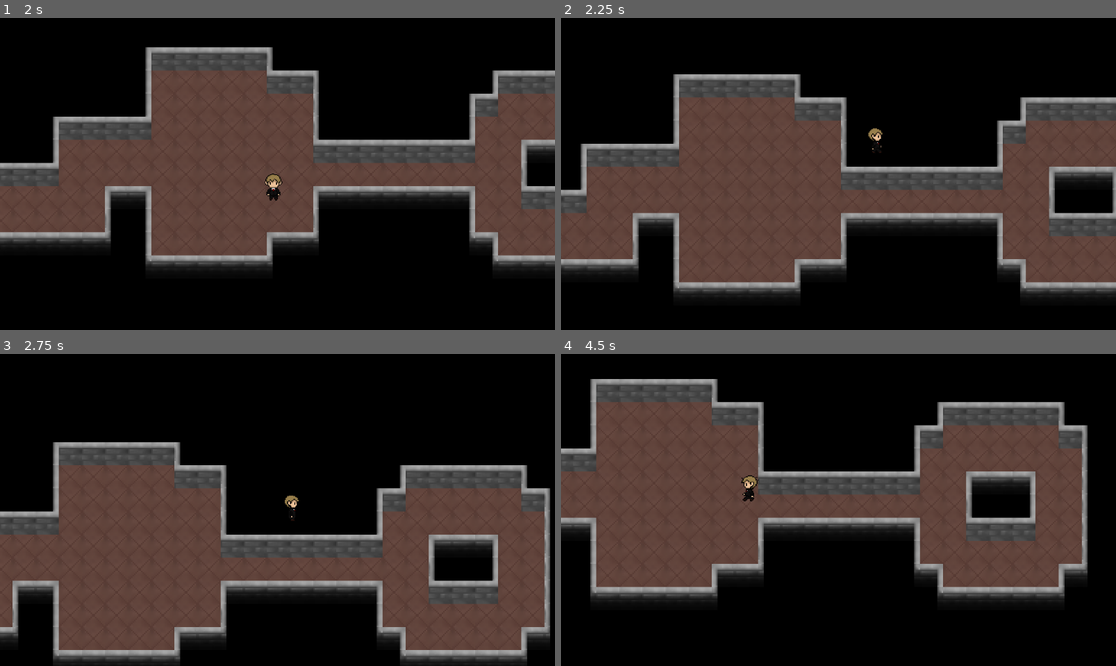
Above: before the commit, frames 1-4 (two rows, left to right).
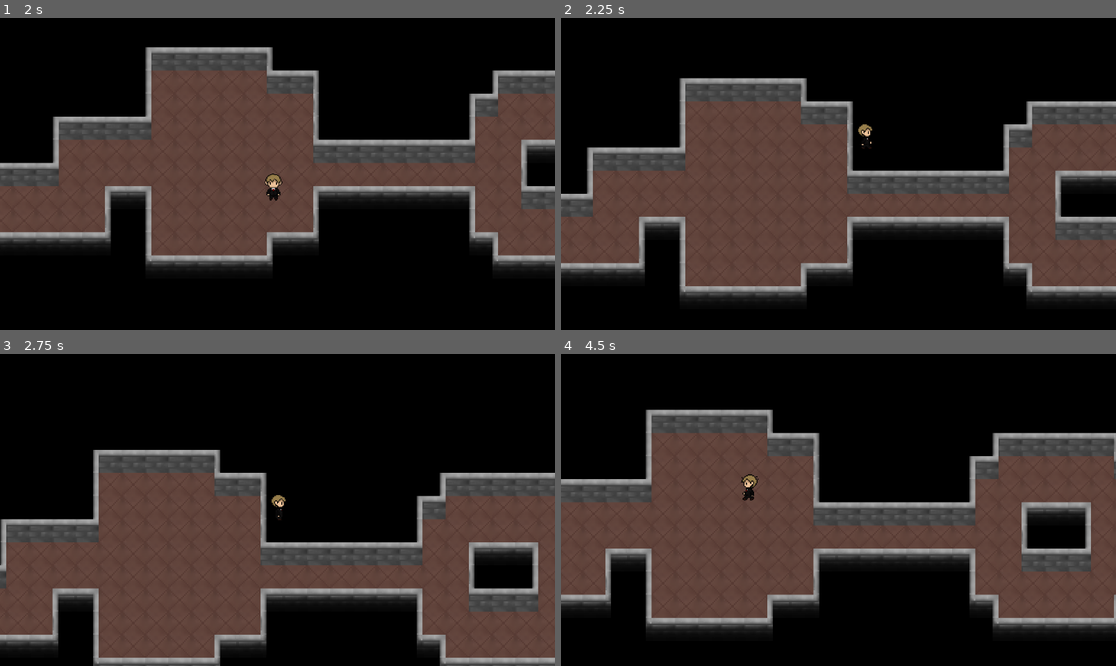
Above: after the commit, the same moments.

Repository: CodeCrow24/GWJ73_project
Game: Godot game, scene res://scenes/test_level.tscn
The game is run twice, just before and just after one commit, with the same random seed, the same clock (stepped at 60 frames per second) and the same inputs. The project has no main scene, so this scene is started directly.
Inputs (mouse positions are in pixels of both pictures, inside the frame that each line leads up to):
- Up to frame 1 (2 s): tap Enter at 0.5 s; move the mouse to (399, 158) at 0.52 s; hold D (right) 0.53-1.28 s; right-click (399, 158) at 0.6 s; move the mouse to (166, 189) at 1.27 s; hold S (down) from 1.28 s (still down); right-click (166, 189) at 1.35 s
- Up to frame 2 (2.25 s): move the mouse to (894, 105) at 2.02 s; release S (down) at 2.03 s; hold D (right) from 2.03 s (still down); right-click (894, 105) at 2.1 s
- Up to frame 3 (2.75 s): keep holding D (right)
- Up to frame 4 (4.5 s): move the mouse to (810, 572) at 2.77 s; release D (right) at 2.78 s; hold W (up) 2.78-3.53 s; right-click (810, 572) at 2.85 s; move the mouse to (1005, 556) at 3.52 s; hold A (left) from 3.53 s (still down); right-click (1005, 556) at 3.6 s; move the mouse to (672, 463) at 4.27 s; right-click (672, 463) at 4.35 s

Frame 1 is identical in both runs. In frame 2, 13% of the frame differs, in the area x 0-100%, y 18-91%; in frame 3, 28%; in frame 4, 42%, in the area x 0-100%, y 8-90%.

Commit message:
expanded player hitbox to prevent wall clipping

Diff:
--- a/project.godot
+++ b/project.godot
@@ -11,7 +11,7 @@
 [application]
 
 config/name="GWJ Game"
-config/features=PackedStringArray("4.2", "Forward Plus")
+config/features=PackedStringArray("4.3", "Forward Plus")
 boot_splash/bg_color=Color(0.141176, 0.141176, 0.141176, 1)
 config/icon="res://assets/icon.svg"
 
@@ -29,29 +29,29 @@
 
 up={
 "deadzone": 0.5,
-"events": [Object(InputEventKey,"resource_local_to_scene":fa …(172 unchanged characters)… eycode":87,"key_label":0,"unicode":119,"echo":false,"script":null)
-, Object(InputEventKey,"resource_local_to_scene":false,"reso …(166 unchanged characters)… ode":4194320,"key_label":0,"unicode":0,"echo":false,"script":null)
+"events": [Object(InputEventKey,"resource_local_to_scene":fa …(172 unchanged characters)… eycode":87,"key_label":0,"unicode":119,"location":0,"echo":false,"script":null)
+, Object(InputEventKey,"resource_local_to_scene":false,"reso …(166 unchanged characters)… ode":4194320,"key_label":0,"unicode":0,"location":0,"echo":false,"script":null)
 , Object(InputEventJoypadMotion,"resource_local_to_scene":false,"resource_name":"","device":-1,"axis":1,"axis_value":-1.0,"script":null)
 ]
 }
 down={
 "deadzone": 0.5,
-"events": [Object(InputEventKey,"resource_local_to_scene":fa …(172 unchanged characters)… eycode":83,"key_label":0,"unicode":115,"echo":false,"script":null)
-, Object(InputEventKey,"resource_local_to_scene":false,"reso …(166 unchanged characters)… ode":4194322,"key_label":0,"unicode":0,"echo":false,"script":null)
+"events": [Object(InputEventKey,"resource_local_to_scene":fa …(172 unchanged characters)… eycode":83,"key_label":0,"unicode":115,"location":0,"echo":false,"script":null)
+, Object(InputEventKey,"resource_local_to_scene":false,"reso …(166 unchanged characters)… ode":4194322,"key_label":0,"unicode":0,"location":0,"echo":false,"script":null)
 , Object(InputEventJoypadMotion,"resource_local_to_scene":false,"resource_name":"","device":-1,"axis":1,"axis_value":1.0,"script":null)
 ]
 }
 right={
 "deadzone": 0.5,
-"events": [Object(InputEventKey,"resource_local_to_scene":fa …(172 unchanged characters)… eycode":68,"key_label":0,"unicode":100,"echo":false,"script":null)
-, Object(InputEventKey,"resource_local_to_scene":false,"reso …(166 unchanged characters)… ode":4194321,"key_label":0,"unicode":0,"echo":false,"script":null)
+"events": [Object(InputEventKey,"resource_local_to_scene":fa …(172 unchanged characters)… eycode":68,"key_label":0,"unicode":100,"location":0,"echo":false,"script":null)
+, Object(InputEventKey,"resource_local_to_scene":false,"reso …(166 unchanged characters)… ode":4194321,"key_label":0,"unicode":0,"location":0,"echo":false,"script":null)
 , Object(InputEventJoypadMotion,"resource_local_to_scene":false,"resource_name":"","device":-1,"axis":0,"axis_value":1.0,"script":null)
 ]
 }
 left={
 "deadzone": 0.5,
-"events": [Object(InputEventKey,"resource_local_to_scene":fa …(171 unchanged characters)… keycode":65,"key_label":0,"unicode":97,"echo":false,"script":null)
-, Object(InputEventKey,"resource_local_to_scene":false,"reso …(166 unchanged characters)… ode":4194319,"key_label":0,"unicode":0,"echo":false,"script":null)
+"events": [Object(InputEventKey,"resource_local_to_scene":fa …(171 unchanged characters)… keycode":65,"key_label":0,"unicode":97,"location":0,"echo":false,"script":null)
+, Object(InputEventKey,"resource_local_to_scene":false,"reso …(166 unchanged characters)… ode":4194319,"key_label":0,"unicode":0,"location":0,"echo":false,"script":null)
 , Object(InputEventJoypadMotion,"resource_local_to_scene":false,"resource_name":"","device":-1,"axis":0,"axis_value":-1.0,"script":null)
 ]
 }
--- a/scenes/player.tscn
+++ b/scenes/player.tscn
@@ -188,7 +188,7 @@
 
 [sub_resource type="CapsuleShape2D" id="CapsuleShape2D_q8oso"]
 radius = 4.0
-height = 12.0
+height = 20.0
 
 [node name="player" type="CharacterBody2D"]
 script = ExtResource("1_u7pjb")
--- a/scenes/test_level.tscn
+++ b/scenes/test_level.tscn
@@ -8,44 +8,24 @@
 resource_name = "tilemap"
 texture = ExtResource("1_ypef7")
 0:0/0 = 0
-0:0/0/physics_layer_0/linear_velocity = Vector2(0, 0)
-0:0/0/physics_layer_0/angular_velocity = 0.0
 0:0/0/physics_layer_0/polygon_0/points = PackedVector2Array(-8, -8, 8, -8, 8, 8, -8, 8)
 1:0/0 = 0
-1:0/0/physics_layer_0/linear_velocity = Vector2(0, 0)
-1:0/0/physics_layer_0/angular_velocity = 0.0
 1:0/0/physics_layer_0/polygon_0/points = PackedVector2Array(-8, -8, 8, -8, 8, 8, -8, 8)
 2:0/0 = 0
-2:0/0/physics_layer_0/linear_velocity = Vector2(0, 0)
-2:0/0/physics_layer_0/angular_velocity = 0.0
 2:0/0/physics_layer_0/polygon_0/points = PackedVector2Array(8, -8, -8, -8, -8, 8, 8, 8)
 3:0/0 = 0
-3:0/0/physics_layer_0/linear_velocity = Vector2(0, 0)
-3:0/0/physics_layer_0/angular_velocity = 0.0
 3:0/0/physics_layer_0/polygon_0/points = PackedVector2Array(-8, 8, -8, -8, 8, -8, 8, 8)
 4:0/0 = 0
-4:0/0/physics_layer_0/linear_velocity = Vector2(0, 0)
-4:0/0/physics_layer_0/angular_velocity = 0.0
 4:0/0/physics_layer_0/polygon_0/points = PackedVector2Array(-8, -8, 8, -8, 8, 8, -8, 8)
 5:0/0 = 0
-5:0/0/physics_layer_0/linear_velocity = Vector2(0, 0)
-5:0/0/physics_layer_0/angular_velocity = 0.0
 5:0/0/physics_layer_0/polygon_0/points = PackedVector2Array(-8, -8, 8, -8, 8, 8, -8, 8)
 6:0/0 = 0
-6:0/0/physics_layer_0/linear_velocity = Vector2(0, 0)
-6:0/0/physics_layer_0/angular_velocity = 0.0
 6:0/0/physics_layer_0/polygon_0/points = PackedVector2Array(-8, -8, 8, -8, 8, 8, -8, 8)
 7:0/0 = 0
-7:0/0/physics_layer_0/linear_velocity = Vector2(0, 0)
-7:0/0/physics_layer_0/angular_velocity = 0.0
 7:0/0/physics_layer_0/polygon_0/points = PackedVector2Array(-8, -8, 8, -8, 8, 8, -8, 8)
 8:0/0 = 0
-8:0/0/physics_layer_0/linear_velocity = Vector2(0, 0)
-8:0/0/physics_layer_0/angular_velocity = 0.0
 8:0/0/physics_layer_0/polygon_0/points = PackedVector2Array(8, -8, 8, 8, -8, 8, -8, -8)
 9:0/0 = 0
-9:0/0/physics_layer_0/linear_velocity = Vector2(0, 0)
-9:0/0/physics_layer_0/angular_velocity = 0.0
 
 [sub_resource type="TileSet" id="TileSet_ndyij"]
 physics_layer_0/collision_layer = 1
